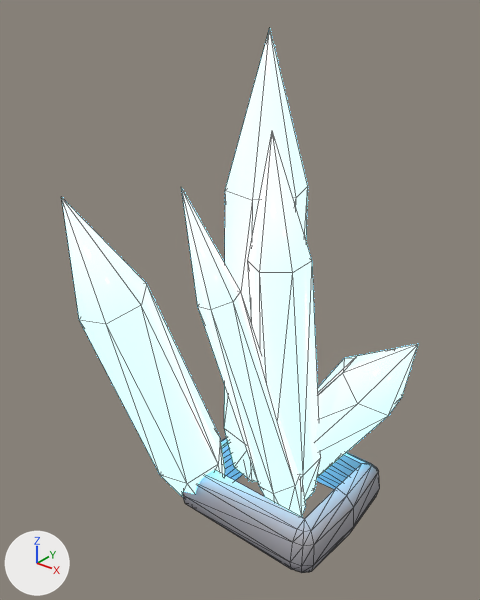
Two versions of the glTF model game/voxario/Eryndor/Assets/Models/nature/aetherium.glb, one commit apart.
Rendered twice from a 50 mm lens placed at (1.6, -2.37, 2.5), pointed at (-0.2, -0.12, 1.11). The axes (+X, +Y, +Z) are drawn at lower left. The lights are the same throughout. The older version comes first. Mesh edges are drawn as thin lines.

The first picture shows 'Crystals'.
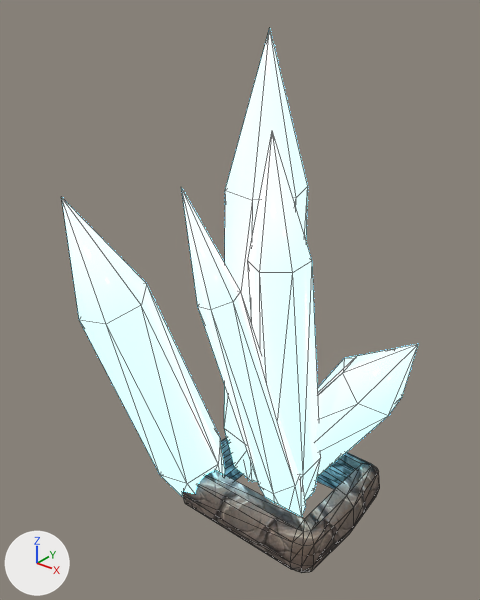
Boxes (x1, y1, x2, y2) around the edits, measured in the pictures (480 x 600 px; the box of a moved part takes in the faces that stretch with it):
'Crystals', surface changed, reshaped (darker): (62, 29, 418, 573) in both
part 1 of me_crystals, moved or reshaped (mostly hidden): (224, 458, 347, 573) in both
part 2 of me_crystals, recoloured (darker): (182, 437, 380, 572) in both

Diff of the bpy script that builds the scene:
```diff
--- a/game/voxario/Eryndor/Assets/Models/nature/aetherium.glb.py
+++ b/game/voxario/Eryndor/Assets/Models/nature/aetherium.glb.py
@@ img_image_0 @@
+img_image_0 = load_image('Image_0', '_unpacked/Image_0', 512, 512, 'sRGB')
@@ mat_stone @@
 n0 = _N.new('ShaderNodeBsdfPrincipled'); n0.name = 'Principled BSDF'
 n1 = _N.new('ShaderNodeOutputMaterial'); n1.name = 'Material Output'
+n3 = _N.new('ShaderNodeMix'); n3.name = 'Mix'
+n3.data_type = 'RGBA'
+n3.blend_type = 'MULTIPLY'
+n3.inputs[0].default_value = 1.0  # 'Factor'
 n2 = _N.new('ShaderNodeVertexColor'); n2.name = 'Color Attribute'
+n4 = _N.new('ShaderNodeTexImage'); n4.name = 'Image Texture'
+n4.image = img_image_0
 _L.new(n0.outputs[0], n1.inputs[0])  # 'BSDF' to 'Surface'
-_L.new(n2.outputs[0], n0.inputs[0])  # 'Color' to 'Base Color'
+_L.new(n3.outputs[2], n0.inputs[0])  # 'Result' to 'Base Color'
+_L.new(n2.outputs[0], n3.inputs[7])  # 'Color' to 'B'
+_L.new(n4.outputs[0], n3.inputs[6])  # 'Color' to 'A'
@@ me_crystals @@
 me_crystals.from_pydata(...)  # 259 vertices, 438 faces; spans x -0.74..0.58, y -0.75..0.64, z -0.16..2.31
 # used by ob_crystals; location = (0.0, 0.0, 0.0)
+# me_crystals part 1: 21 of 259 vertices moved; they spanned x -0.39..0.39, y -0.34..0.34, z -0.16..-0.12 and now span x -0.39..0.39, y -0.34..0.34, z -0.16..-0.12; mean shift (0.0, 0.0, 0.0); largest move (0.33, -0.34, -0.13) -> (-0.38, 0.31, -0.13)
+# me_crystals part 2: 97 kept faces spanning x -0.45..0.45, y -0.39..0.39, z -0.12..0.16 get new vertex colours; the middle colour goes from grey #aeadb2 to white #f8f8f9
 me_crystals.materials.append(mat_stone)
```
